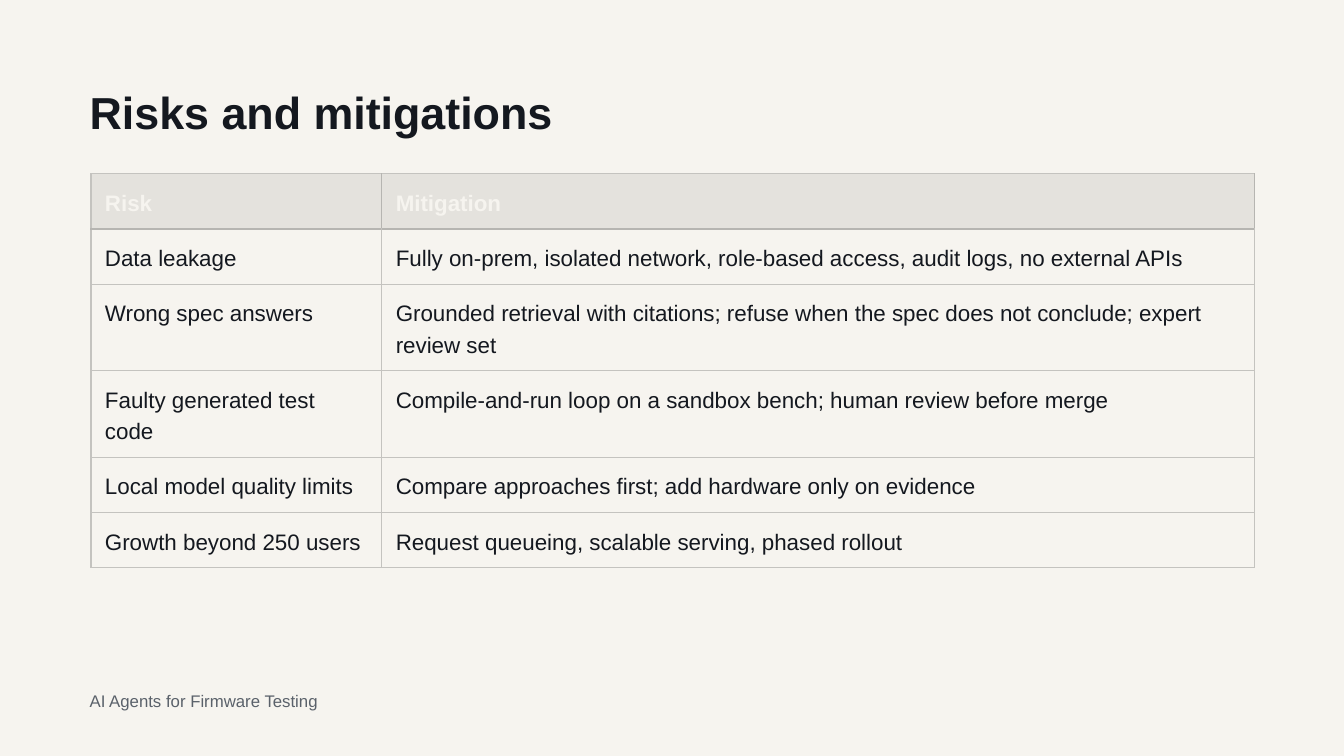
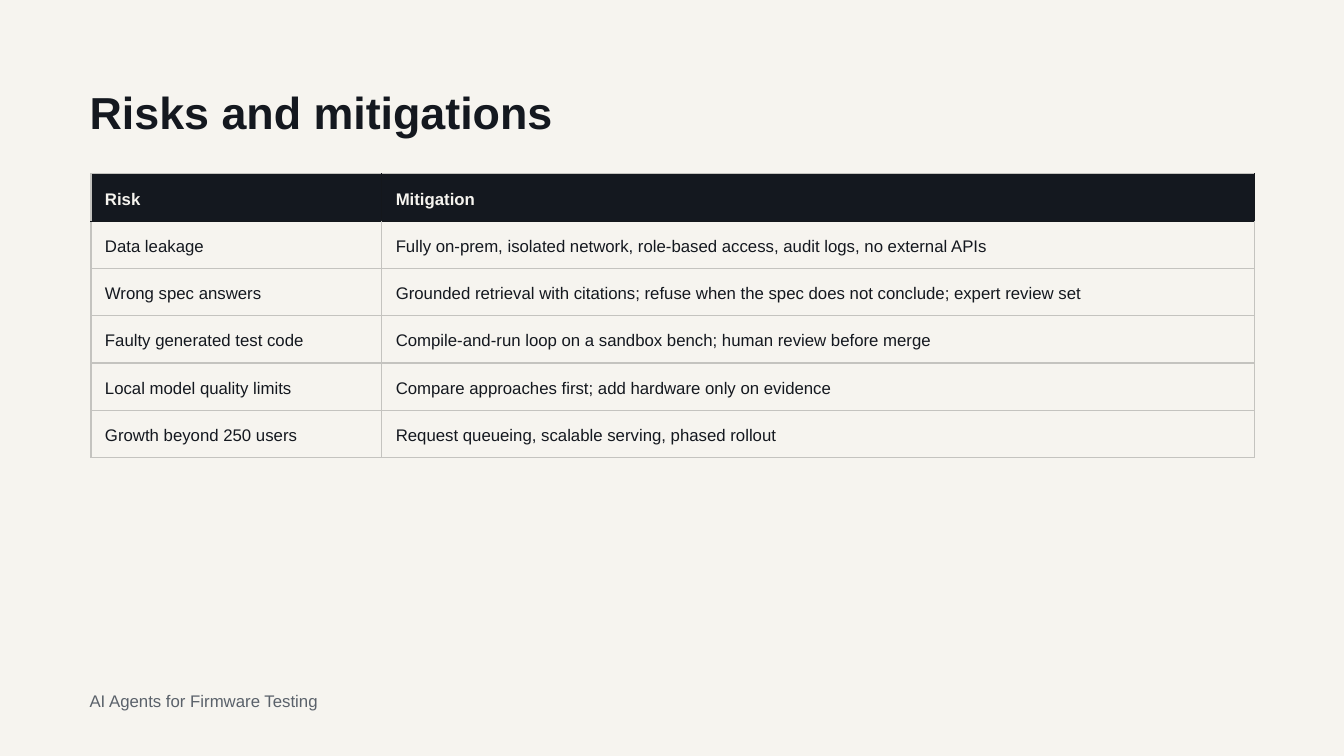
Before and after one commit to darkknight2301/AI-Platform, a slide deck: slide 31 of temp/AI Agents for Firmware Testing POC to Project Approval.pptx (slide 21 before the commit). Drawn at 1344x756 pixels with LibreOffice and Linux fonts; fonts in the diff are those of the drawing. Boxes give left, top, right and bottom in pixels: in the first picture for what was removed or moved away, otherwise in the second. Text is boxed around its words. In the diff, an @@ line names an element or a change of style, - is before the commit and + after.

```diff
--- a/temp/AI Agents for Firmware Testing POC to Project Approval.pptx
+++ b/temp/AI Agents for Firmware Testing POC to Project Approval.pptx
@@ table at (91,173,1255,458) @@
@@ fill #E4E2DD to #14181F in row 1 @@
@@ size 16 to 12 pt @@
@@ line spacing 22.4pt to 16.8pt @@
@@ borders changed @@
```
Also in this commit, not shown: 12 other slides changed, 10 slides added.
